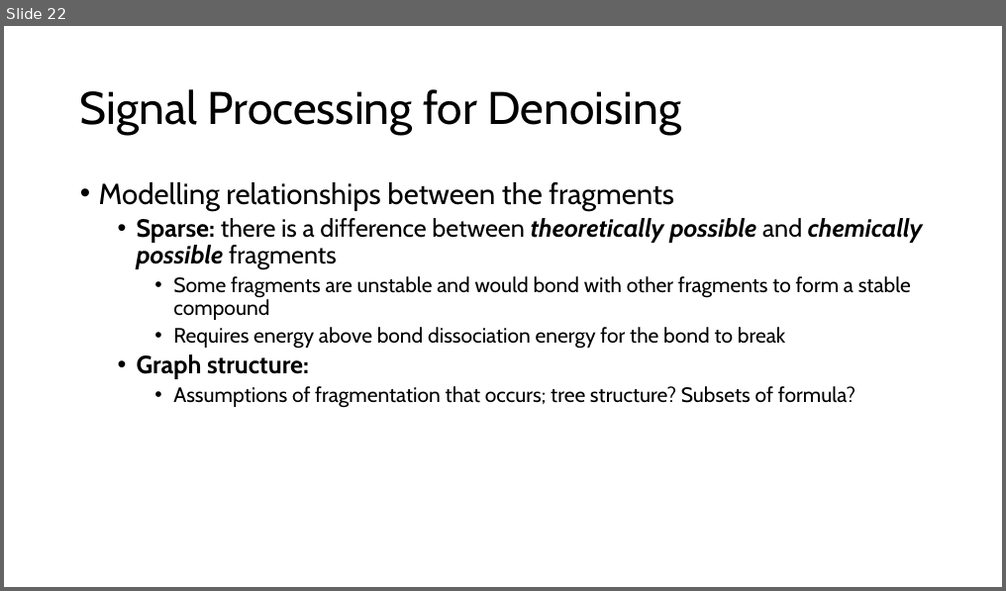
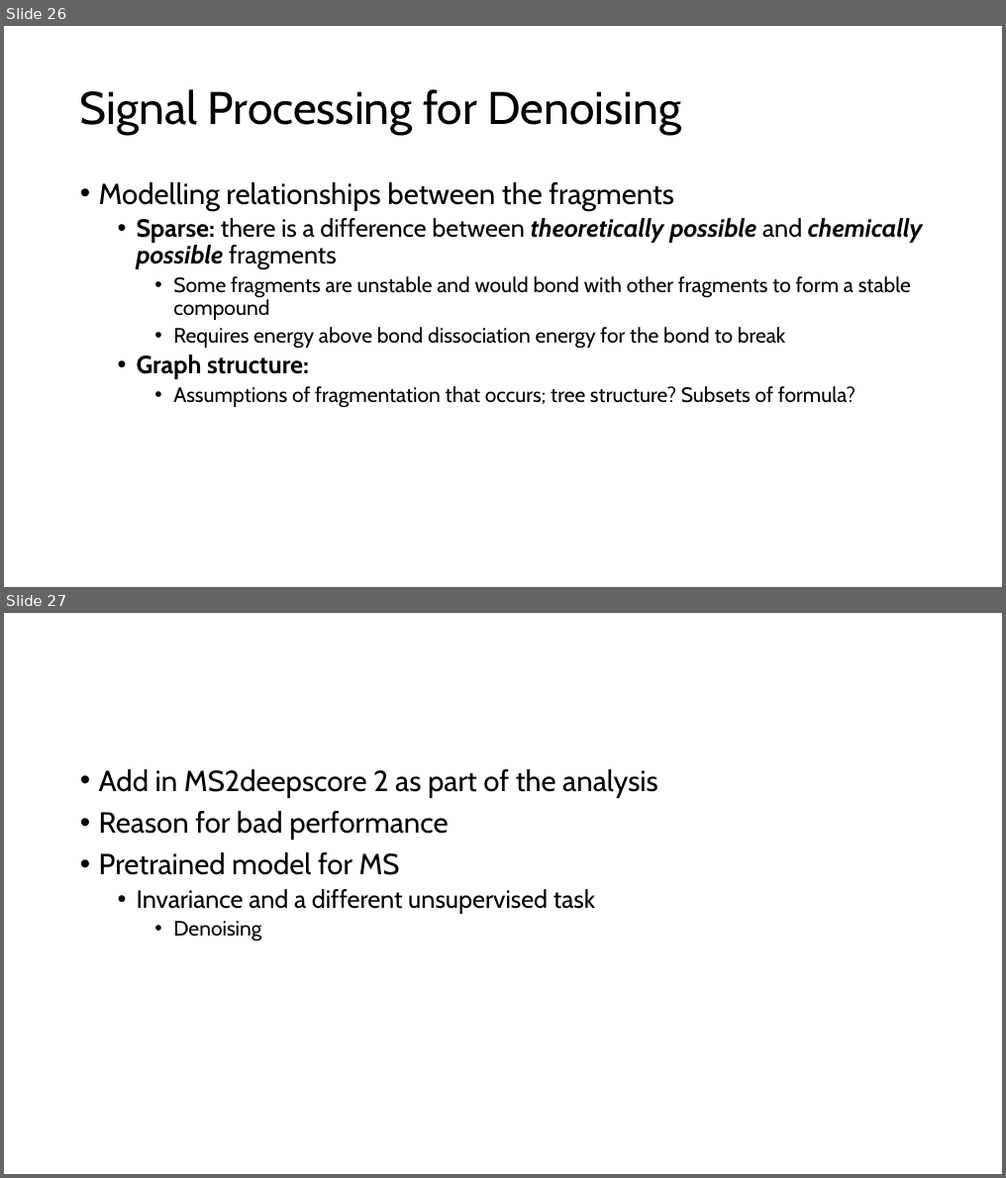
Before and after one commit to serenaklm/ML_MS_analysis, a slide deck: updates/research_report_CSE_w_MSMS.pptx. Shown one above the other, each under a label of ours: slide 22 before the commit, slides 26 and 27 after it. The pictures are 1006x591 and 1006x1178 pixels, drawn with LibreOffice and Linux fonts; fonts in the diff are those of the drawing. Boxes give left, top, right and bottom in pixels: in the first picture for what was removed or moved away, otherwise in the second. Text is boxed around its words. In the diff, an @@ line names an element or a change of style, - is before the commit and + after.

```diff
--- a/updates/research_report_CSE_w_MSMS.pptx
+++ b/updates/research_report_CSE_w_MSMS.pptx
@@ slide 27 added at [4,613,1002,1174], background #FFFFFF @@
@@ text added at [99,769,658,942], 28 pt, text #000000 @@
+• Add in MS2deepscore 2 as part of the analysis
+• Reason for bad performance
+• Pretrained model for MS
+  • Invariance and a different unsupervised task
+    • Denoising
@@ what was slide 22 is now slide 26 @@
```
Also in this commit, not shown: 1 slide changed, 4 other slides added, 3 other files.
